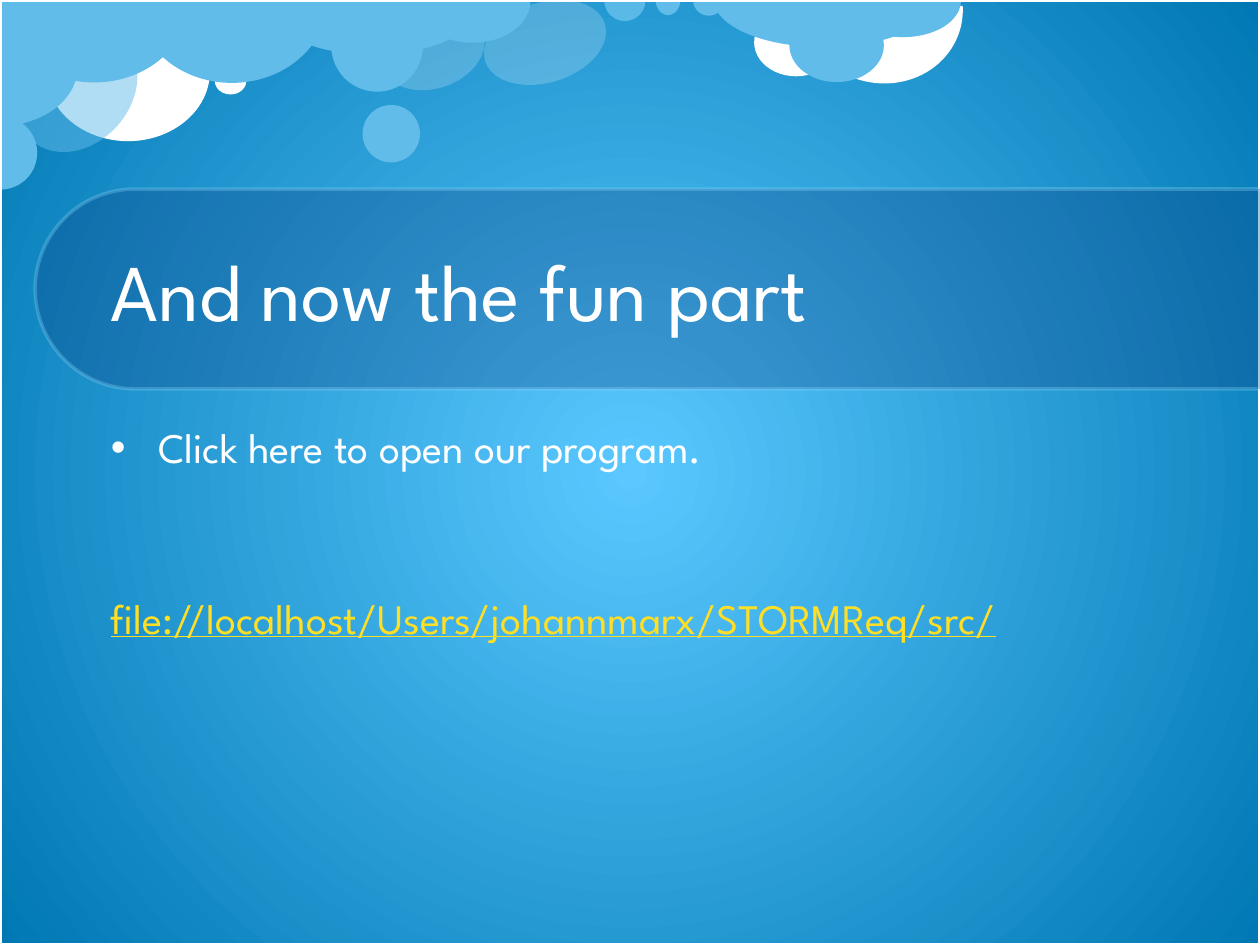
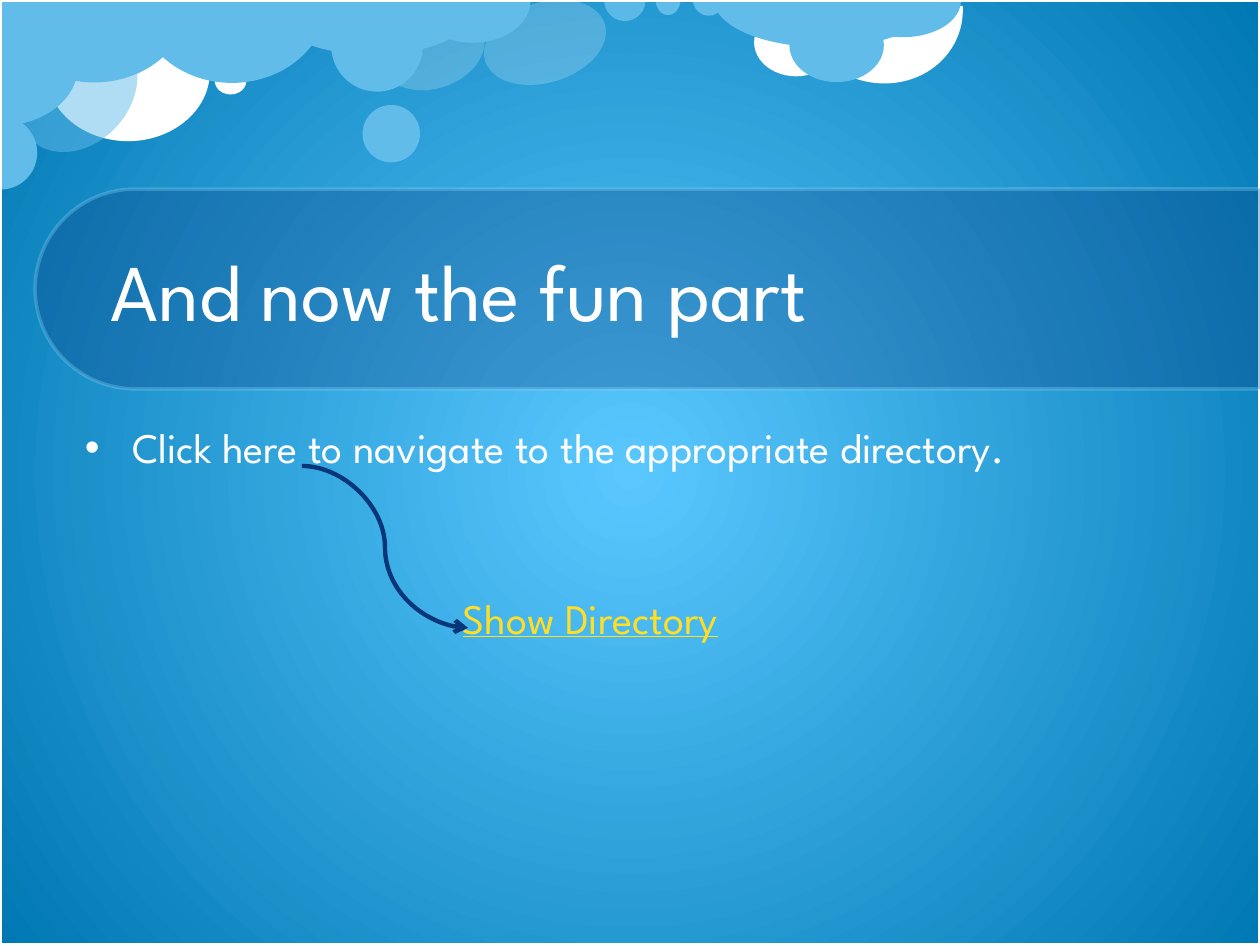
Before and after one commit to DianMarx/STORM, a slide deck: slide 9 of Documentation/Presentations/STORM Demo1.pptx (slide 5 before the commit). Drawn at 1260x945 pixels with LibreOffice and Linux fonts; fonts in the diff are those of the drawing; background and template pictures are left out. Boxes give left, top, right and bottom in pixels: in the first picture for what was removed or moved away, otherwise in the second. Text is boxed around its words. In the diff, an @@ line names an element or a change of style, - is before the commit and + after.

```diff
--- a/Documentation/Presentations/STORM Demo1.pptx
+++ b/Documentation/Presentations/STORM Demo1.pptx
@@ text at box(132, 434, 1004, 643): text changed; text colour #FFDE26 to #FFFFFF @@
-• Click here to open our program.
-file://localhost/Users/johannmarx/STORMReq/src/
+• Click here to navigate to the appropriate directory.
+Show Directory
@@ curved arrow added from (302, 466) to (469, 627), #073779 2.5 pt @@
```
Also in this commit, not shown: 4 slides added.
